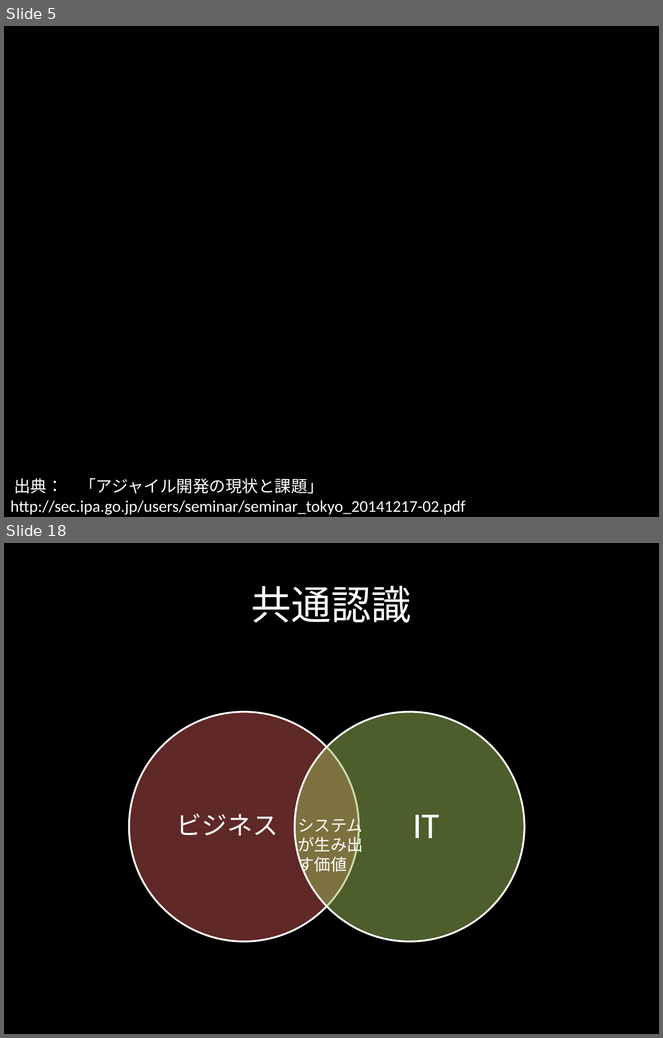
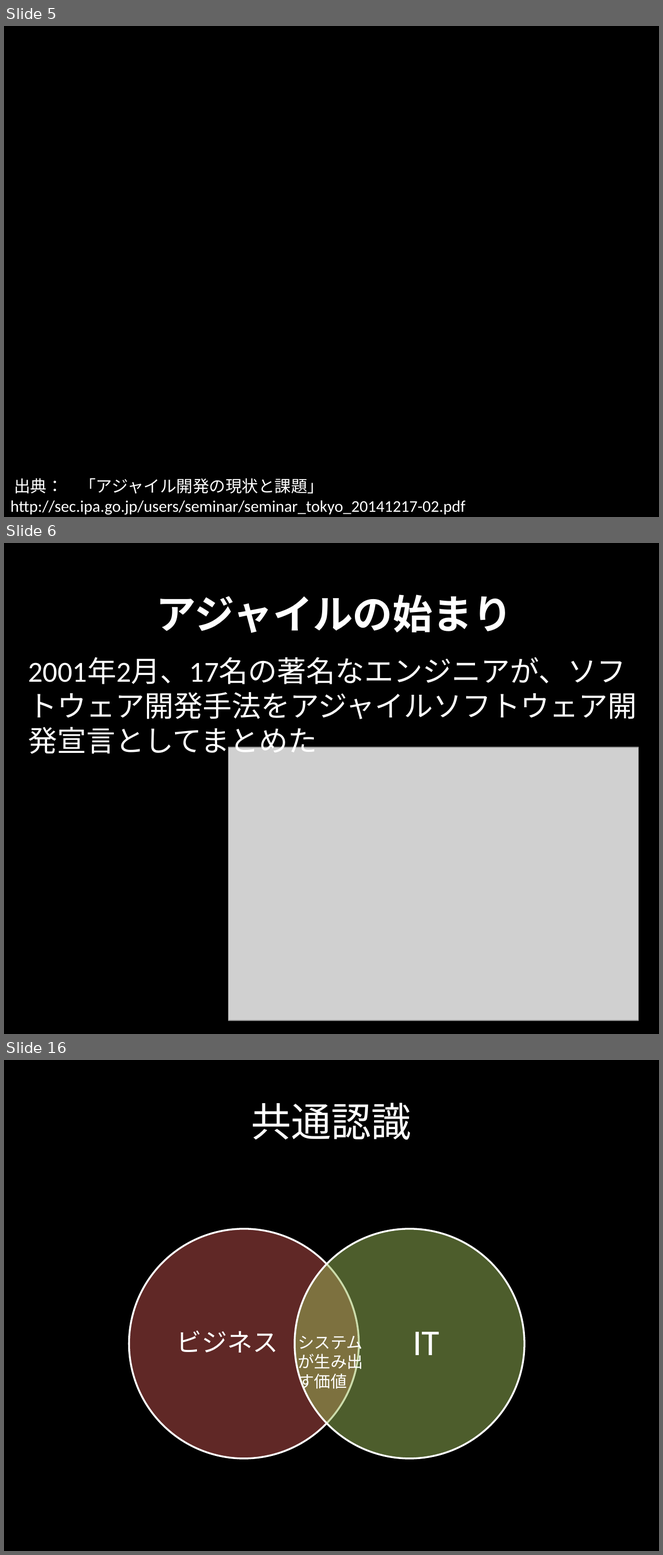
Before and after one commit to citrus1981/document, a slide deck: agile.pptx. Shown one above the other, each under a label of ours: slides 5 and 18 before the commit, slides 5, 6 and 16 after it; the slides between them are not shown. The pictures are 663x1038 and 663x1555 pixels, drawn with LibreOffice and Linux fonts; fonts in the diff are those of the drawing; grey boxes stand for pictures; background and template pictures are left out. Boxes give left, top, right and bottom in pixels: in the first picture for what was removed or moved away, otherwise in the second. Text is boxed around its words. In the diff, an @@ line names an element or a change of style, - is before the commit and + after.

```diff
--- a/agile.pptx
+++ b/agile.pptx
@@ slide 6 added at (x1=4, y1=543, x2=659, y2=1034), background #000000 @@
@@ title added at (x1=156, y1=594, x2=513, y2=633), 44 pt, text #FFFFFF, bold @@
+アジャイルの始まり
@@ text added at (x1=28, y1=657, x2=637, y2=759), 32 pt, text #FFFFFF @@
+2001年2月、17名の著名なエンジニアが、ソフトウェア開発手法をアジャイルソフトウェア開発宣言としてまとめた
@@ picture added at (x1=229, y1=747, x2=639, y2=1021) @@
@@ what was slide 18 is now slide 16 @@
```
Also in this commit, not shown: 7 slides changed, 3 other slides added, 6 slides removed.
